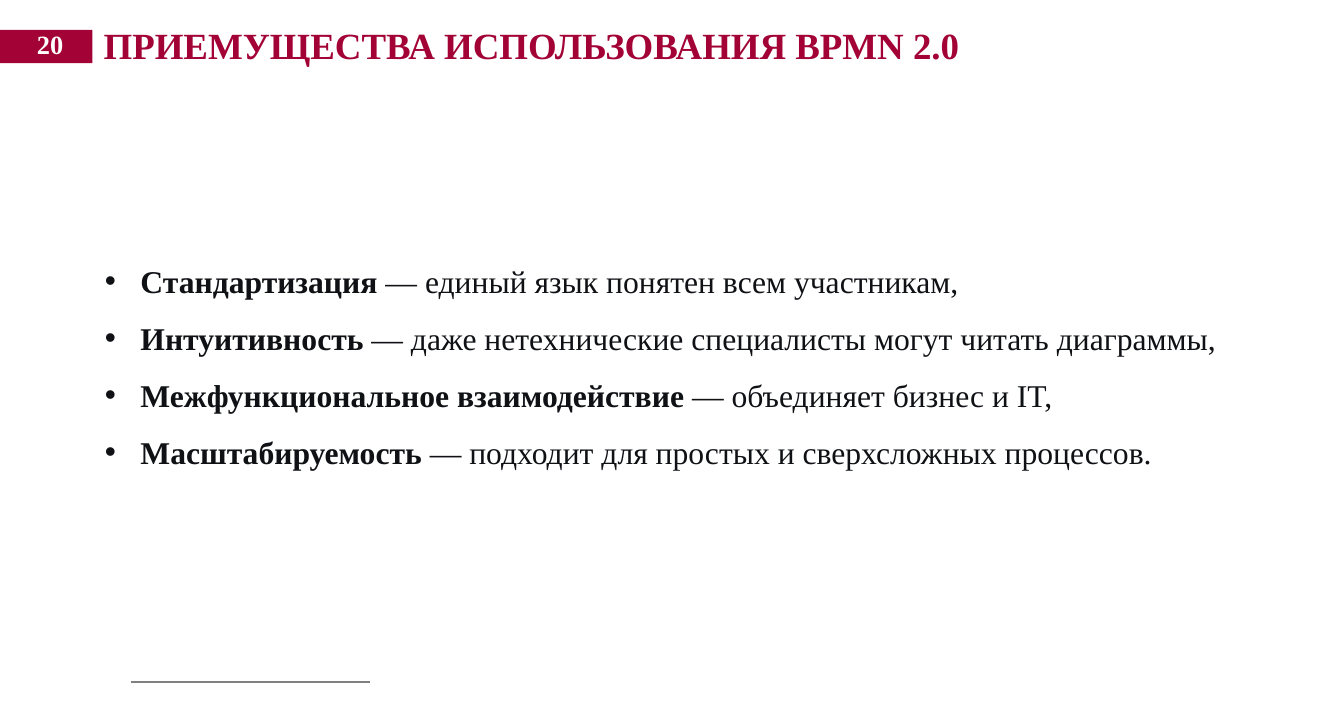
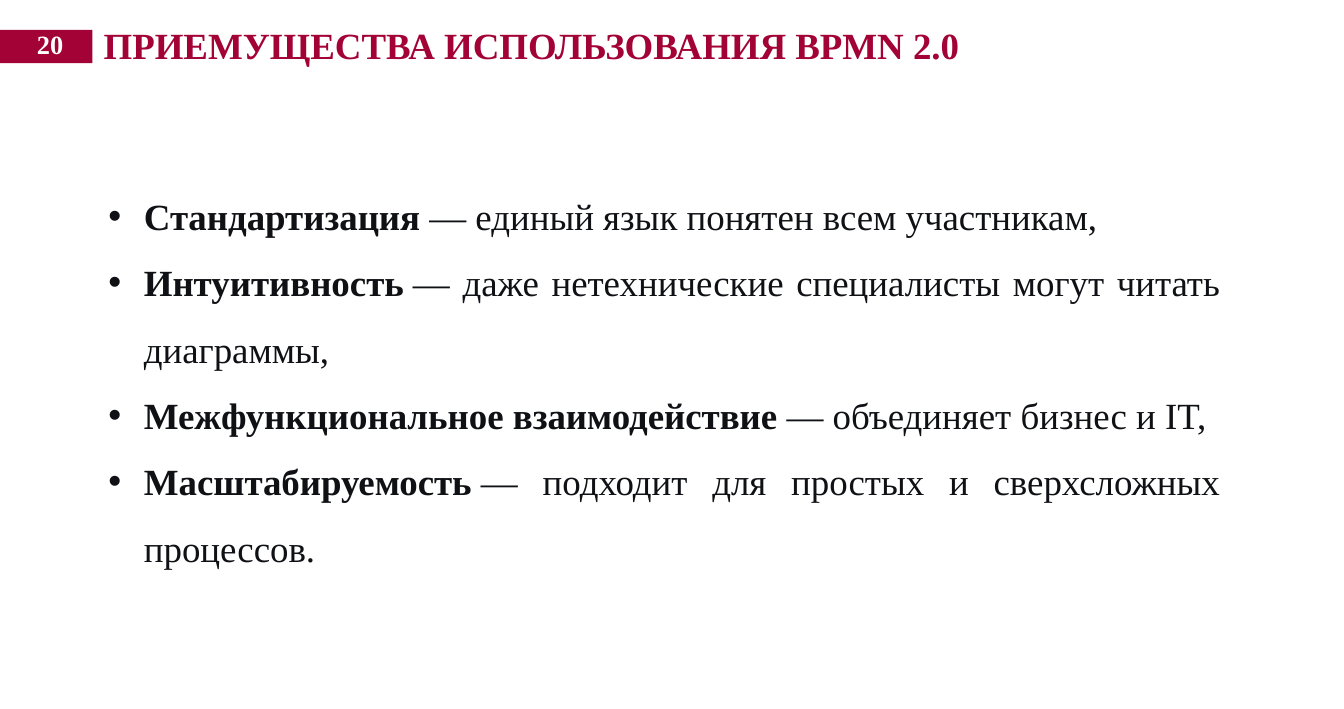
Before and after one commit to xramokkk/lab-2, a slide deck: slide 20 of лаб 2.pptx. Drawn at 1344x709 pixels with LibreOffice and Linux fonts; fonts in the diff are those of the drawing; background and template pictures are left out. Boxes give left, top, right and bottom in pixels: in the first picture for what was removed or moved away, otherwise in the second. Text is boxed around its words. In the diff, an @@ line names an element or a change of style, - is before the commit and + after.

```diff
--- a/лаб 2.pptx
+++ b/лаб 2.pptx
@@ text "Стандартизация — единый язык понятен ...": place and size @@
-text "Стандартизация — единый язык понятен ..." at [140, 271, 1216, 470]
+text "Стандартизация — единый язык понятен ..." at [144, 204, 1220, 570]
@@ text "Стандартизация — единый язык понятен ..." at [144, 204, 1220, 570]: size 24 to 28 pt @@
@@ rectangle added at [109, 665, 394, 694], fill #FFFFFF @@
@@ line removed from (131, 682) to (370, 682) @@
```
Also in this commit, not shown: 33 other slides changed.
